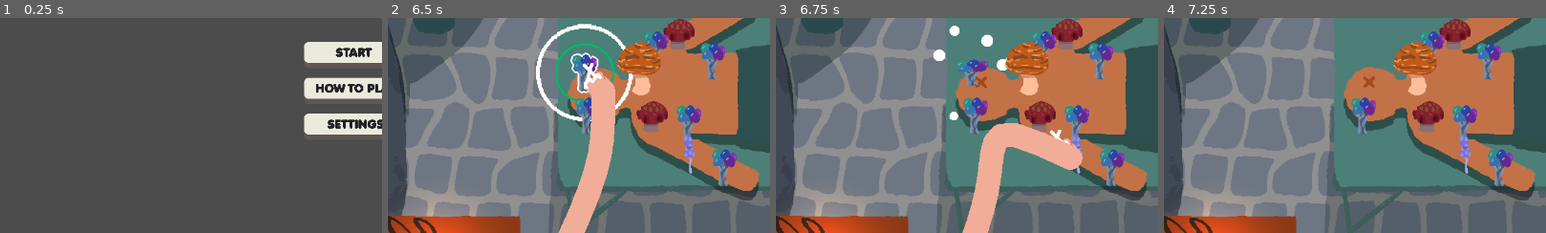
Above: before the commit, frames 1-4 (left to right).
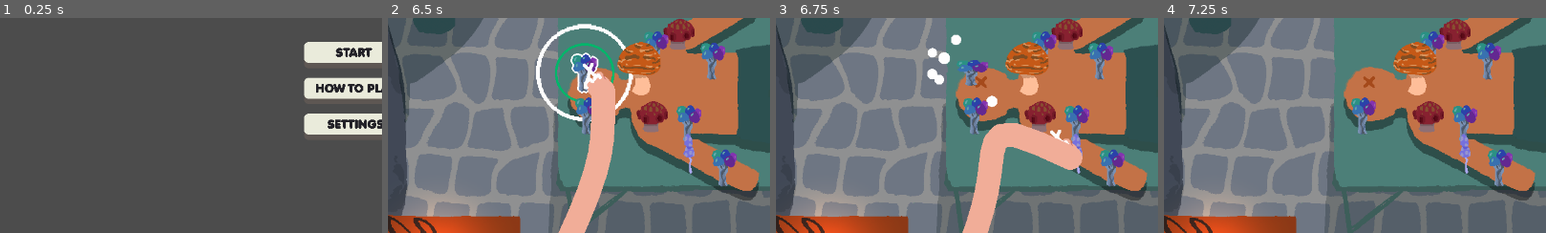
Above: after the commit, the same moments.

Repository: IsaacCerejo/wild-jam-87
Game: Godot game, scene res://scenes/game_controller/game_controller.tscn
Two runs of this game, one before a commit and one after it. Both use one fixed random seed, a clock stepped at 60 frames per second and the inputs below. The engine's default icon, where the game draws it, is replaced by a stand-in: a white triangle on a blue panel in a dark square. Sound files missing from this copy of the repository are replaced by a short silence.
Inputs (mouse positions are % of the whole screen's width and height, from its top left):
- Up to frame 1 (0.25 s): no input
- Up to frame 2 (6.5 s): click "START" at 0.5 s; drag from (86, 11) to (82, 82) at 1.27 s; drag from (82, 82) to (10, 88) at 2.02 s; click (10, 88) at 2.92 s; drag from (60, 92) to (82, 82) at 3.52 s; drag from (95, 66) to (10, 88) at 4.27 s; drag from (30, 35) to (10, 88) at 5.02 s; move the mouse to (29, 46) at 5.77 s; click (29, 46) at 5.92 s
- Up to frame 3 (6.75 s): drag from (29, 46) to (60, 92) at 6.52 s
- Up to frame 4 (7.25 s): no input
The pictures show only the part of the screen within x 4-54%, y 33-83%; the shares and areas given below are measured in that part.

Frames 1-2 are identical in both runs. In frame 3, 1.3% of the frame differs, in the area x 39-61%, y 3-48%; in frame 4, nothing differs.

Commit message:
feat: stone mushroom

Diff:
--- a/scenes/main_game/mushrooms/stone_mushroom.tscn
+++ b/scenes/main_game/mushrooms/stone_mushroom.tscn
@@ -6,6 +6,10 @@
 
 [node name="StoneMushroom" instance=ExtResource("1_u8tfb")]
 script = ExtResource("2_50dat")
+drag_distance_threshold = 50.0
+initial_duration = 0.1
+initial_scale = Vector2(0.9, 0.9)
+target_scale = Vector2(1.2, 1.2)
 
 [node name="Sprite2D" parent="." index="0"]
 texture = ExtResource("2_3lpir")
--- a/scripts/autoloads/global.gd
+++ b/scripts/autoloads/global.gd
@@ -58,6 +58,7 @@
 	score = 0
 
 func add_time_to_score() -> void:
+	print("Adding time to score")
 	if time_bar:
 		time_bar.stop_timer()
 		score += int(time_bar.get_time_left())
--- a/scripts/main_game/mushrooms/mushroom.gd
+++ b/scripts/main_game/mushrooms/mushroom.gd
@@ -41,16 +41,19 @@
 
 	var active_tool = Global.player.get_active_tool()
 	var is_tool_correct: bool = active_tool != null and allowed_tool_types.has(active_tool.type)
-
-	if is_tool_correct:
-		@warning_ignore("REDUNDANT_AWAIT")
-		if await _on_action_performed(event):
-			picked.emit(self)
-			Global.add_score(score_value)
-			await _correct_animation()
-			queue_free()
-	else:
-		if (event is InputEventMouseButton and event.pressed):
+	if (event is InputEventMouseButton and event.pressed):
+		if is_tool_correct:
+			@warning_ignore("REDUNDANT_AWAIT")
+			if await _on_action_performed(event):
+				picked.emit(self)
+				Global.add_score(score_value)
+				await _correct_animation()
+				queue_free()
+			else:
+				if Global.time_bar != null:
+					Global.time_bar.add_time(-time_penalty)
+				await _wrong_animation()
+		else:
 			if Global.time_bar != null:
 				Global.time_bar.add_time(-time_penalty)
 			await _wrong_animation()
@@ -146,11 +149,10 @@
 	_busy = false
 
 # Action performed check. Function meant to be overridden.
-func _on_action_performed(event: InputEvent) -> bool:
-	return (event is InputEventMouseButton and event.pressed)
+func _on_action_performed(_event: InputEvent) -> bool:
+	return true
 
 # Signal callbacks
-
 func _on_mouse_entered() -> void:
 	sprite_2d.material = OUTLINE_MATERIAL
 
--- a/scripts/main_game/mushrooms/stone_mushroom.gd
+++ b/scripts/main_game/mushrooms/stone_mushroom.gd
@@ -1,2 +1,60 @@
 extends Mushroom
 class_name StoneMushroom
+
+@export var drag_distance_threshold: float = 50.0
+
+@export_group("Drag Animation")
+@export var initial_duration: float = 0.1
+@export var initial_scale: Vector2 = Vector2(0.9, 0.9)
+@export var target_scale: Vector2 = Vector2(1.2, 1.2)
+
+var _dragging: bool = false
+var _start_pos: Vector2
+
+signal drag_finished(success: bool)
+
+func _on_action_performed(event: InputEvent) -> bool:
+	if not _dragging:
+		_dragging = true
+		_start_pos = to_local(event.position)
+		var _original_scale: Vector2 = sprite_2d.scale
+
+		# Initial shrink animation
+		var tween: Tween = create_tween()
+		tween.tween_property(
+			sprite_2d,
+			"scale",
+			initial_scale,
+			initial_duration
+		)
+
+		var success: bool = await drag_finished
+		_dragging = false
+
+		# Scale back to normal
+		var back_tween: Tween = create_tween()
+		back_tween.tween_property(sprite_2d, "scale", _original_scale, return_duration)
+
+		return success
+	return false
+
+func _input(event: InputEvent) -> void:
+	if not _dragging:
+		return
+
+	if event is InputEventMouseMotion:
+		var mouse_pos = get_local_mouse_position()
+		var distance: float = (mouse_pos - _start_pos).length()
+		var progress: float = clamp(distance / drag_distance_threshold, 0.0, 1.0)
+
+		# Dragging animation
+		var _target_scale: Vector2 = initial_scale.lerp(target_scale, progress)
+		sprite_2d.scale = _target_scale
+
+		if distance >= drag_distance_threshold:
+			_dragging = false
+			drag_finished.emit(true)
+
+	elif event is InputEventMouseButton and not event.pressed:
+		_dragging = false
+		drag_finished.emit(false)
--- a/scripts/main_game/mushrooms/tall_mushroom.gd
+++ b/scripts/main_game/mushrooms/tall_mushroom.gd
@@ -5,14 +5,12 @@
 
 var _in_mini_game: bool = false
 
-func _on_action_performed(event: InputEvent) -> bool:
-	if event is InputEventMouseButton and event.pressed:
-		if not _in_mini_game:
-			_in_mini_game = true
-			var mini_game: TimingMiniGame = TIMING_MINI_GAME_SCENE.instantiate() as TimingMiniGame
-			add_child(mini_game)
-			var accuracy_modifier: float = await mini_game.complete
-			score_value = int(score_value * accuracy_modifier)
-			_in_mini_game = false
-			return true
-	return false
+func _on_action_performed(_event: InputEvent) -> bool:
+	if not _in_mini_game:
+		_in_mini_game = true
+		var mini_game: TimingMiniGame = TIMING_MINI_GAME_SCENE.instantiate() as TimingMiniGame
+		add_child(mini_game)
+		var accuracy_modifier: float = await mini_game.complete
+		score_value = int(score_value * accuracy_modifier)
+		_in_mini_game = false
+	return true
